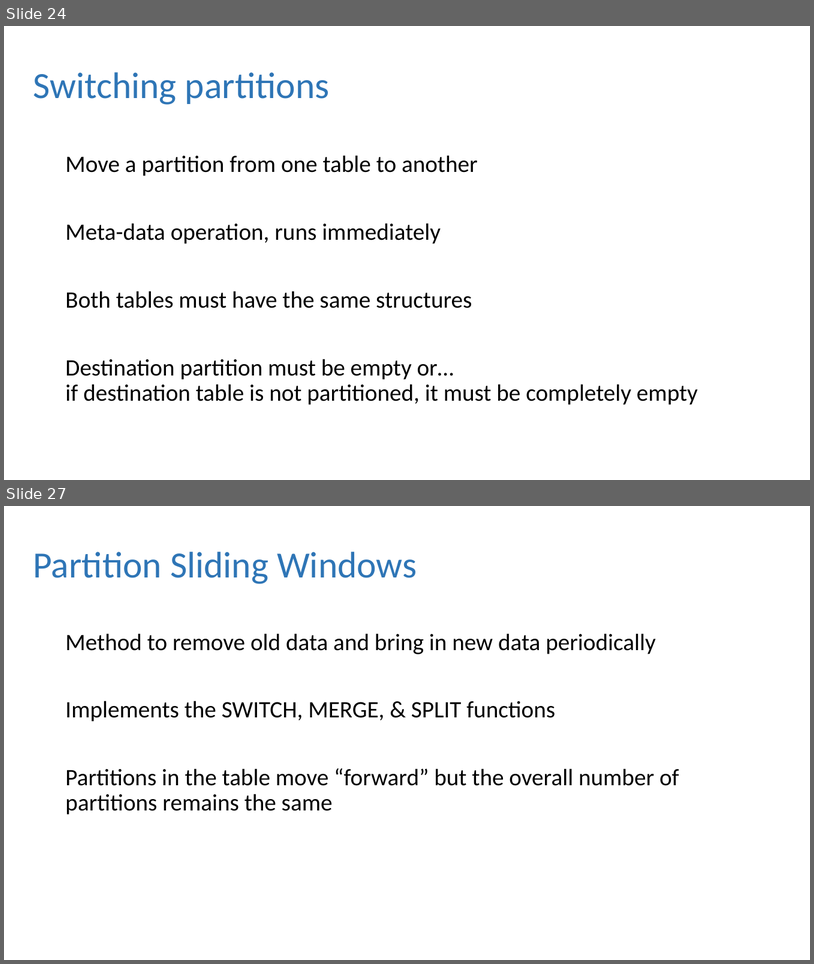
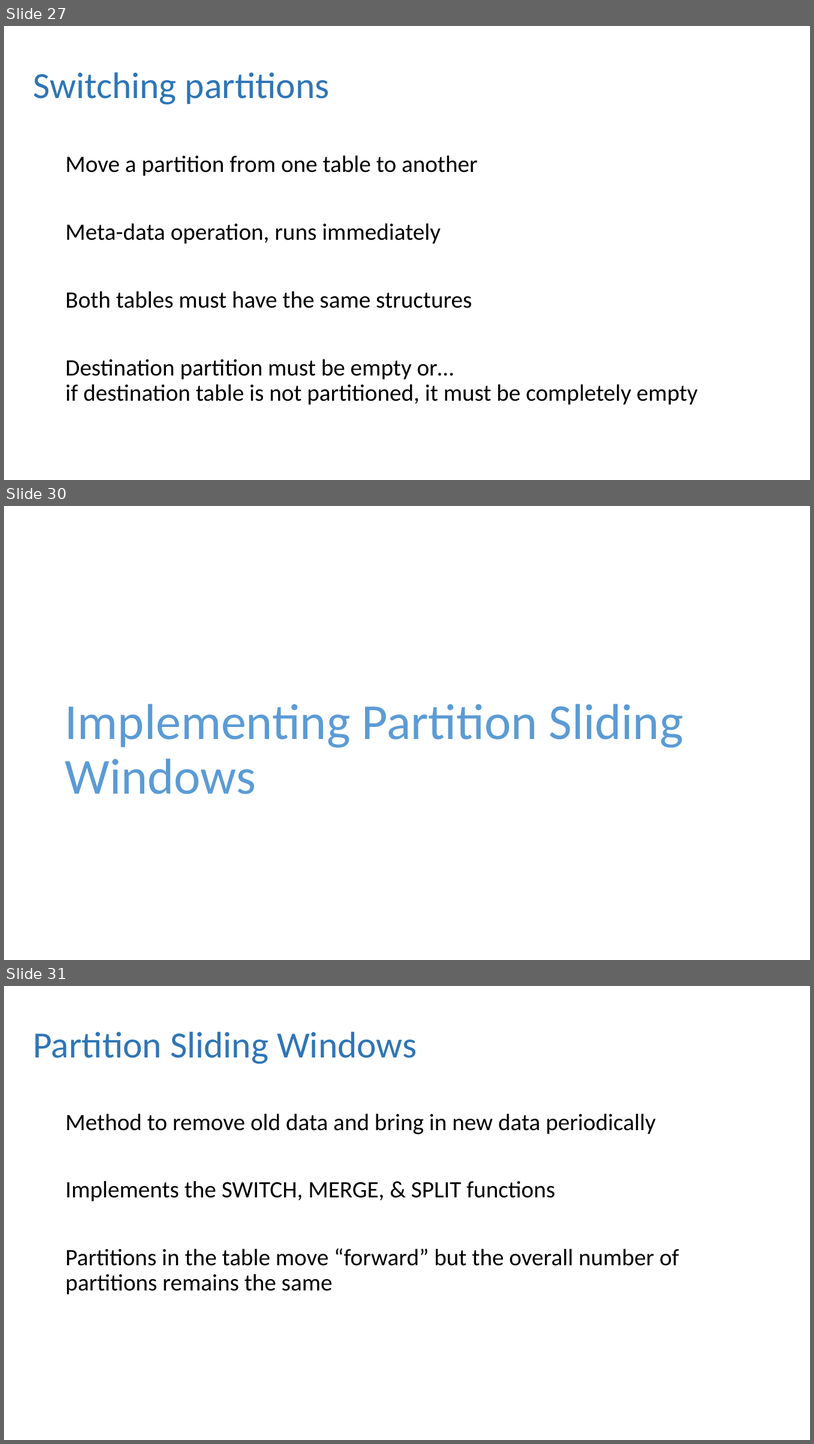
Before and after one commit to dbafromthecold/IntroToPartitioning, a slide deck: Intro to Partitioning.pptx. Shown one above the other, each under a label of ours: slides 24 and 27 before the commit, slides 27, 30 and 31 after it; the slides between them are not shown. The pictures are 814x964 and 814x1444 pixels, drawn with LibreOffice and Linux fonts; fonts in the diff are those of the drawing; background and template pictures are left out. Boxes give left, top, right and bottom in pixels: in the first picture for what was removed or moved away, otherwise in the second. Text is boxed around its words. In the diff, an @@ line names an element or a change of style, - is before the commit and + after.

```diff
--- a/Intro to Partitioning.pptx
+++ b/Intro to Partitioning.pptx
@@ slide 30 added at bbox=[4, 506, 810, 960], background picture (left out) @@
@@ title added at bbox=[65, 703, 684, 794], 60 pt, text #5B9BD5 @@
+Implementing Partition Sliding Windows
@@ what was slide 24 is now slide 27 @@
@@ what was slide 27 is now slide 31 @@
```
Also in this commit, not shown: 10 slides changed, 7 other slides added, 1 slide removed, 5 other files.
